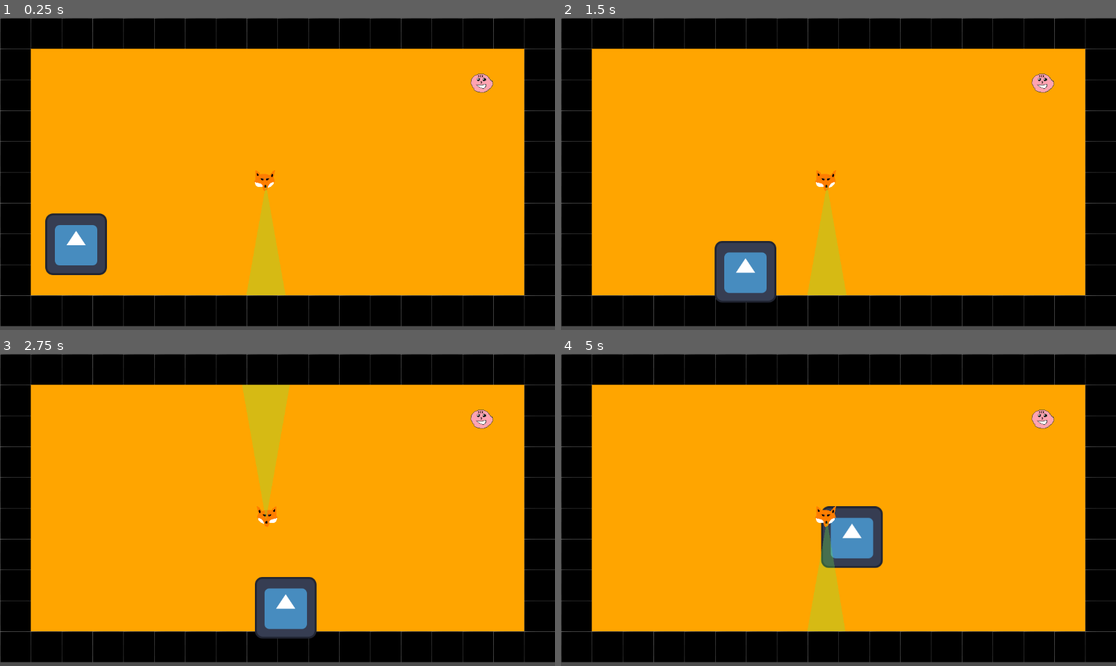
Above: before the commit, frames 1-4 (two rows, left to right).
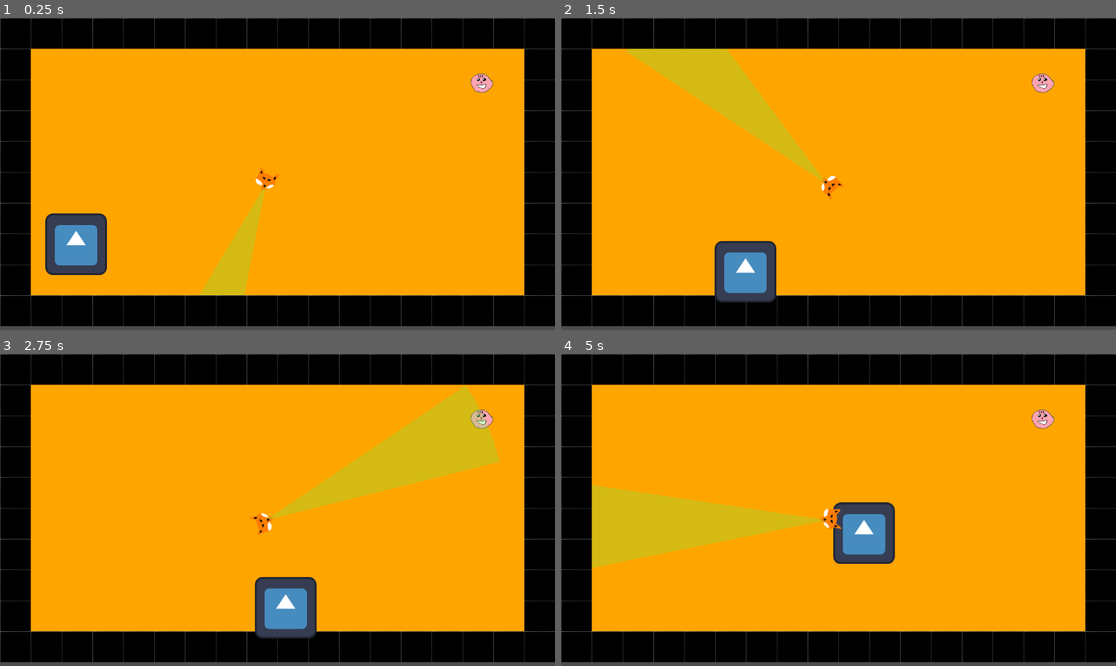
Above: after the commit, the same moments.

Repository: pbagnoud/minijam181
Game: Godot game, scene res://scenes/level_test_solenn.tscn
The game is run twice, just before and just after one commit, with the same random seed, the same clock (stepped at 60 frames per second) and the same inputs. This scene is started directly instead of the project's main scene. The engine's default icon, where the game draws it, is replaced by a stand-in: a white triangle on a blue panel in a dark square.
Inputs:
- Up to frame 1 (0.25 s): no input
- Up to frame 2 (1.5 s): hold Right (ui_right) 0.53-1.28 s; hold Down (ui_down) from 1.28 s (still down)
- Up to frame 3 (2.75 s): release Down (ui_down) at 2.03 s; hold Right (ui_right) from 2.03 s (still down)
- Up to frame 4 (5 s): release Right (ui_right) at 2.78 s; hold Up (ui_up) 2.78-3.53 s; hold Left (ui_left) from 3.53 s (still down)

The runs differ from the first frame. In frame 1, 2.8% of the frame differs, in the area x 35-52%, y 48-89%; in frame 2, 5.5%; in frame 3, 7.9%; in frame 4, 8.6%, in the area x 5-61%, y 42-89%.

Commit message:
added start menu

Diff:
--- a/minijam181/scenes/Start_Menu.tscn
+++ b/minijam181/scenes/Start_Menu.tscn
@@ -1,6 +1,31 @@
-[gd_scene load_steps=2 format=3 uid="uid://bqfkpajbcee7v"]
+[gd_scene load_steps=4 format=3 uid="uid://bqfkpajbcee7v"]
 
 [ext_resource type="Script" uid="uid://bi8iri4tgm8hk" path="res://scripts/start_menu.gd" id="1_jufen"]
 
+[sub_resource type="Theme" id="Theme_jufen"]
+default_font_size = 50
+
+[sub_resource type="Theme" id="Theme_f82dj"]
+default_font_size = 60
+
 [node name="StartMenu" type="Node2D"]
 script = ExtResource("1_jufen")
+
+[node name="Button" type="Button" parent="."]
+offset_left = 515.0
+offset_top = 332.0
+offset_right = 561.0
+offset_bottom = 363.0
+theme = SubResource("Theme_jufen")
+text = "Start"
+
+[node name="RichTextLabel" type="RichTextLabel" parent="."]
+offset_left = 288.0
+offset_top = 143.0
+offset_right = 855.0
+offset_bottom = 236.0
+theme = SubResource("Theme_f82dj")
+text = "C'est le Titre du Jeu"
+tab_size = 15
+
+[connection signal="pressed" from="Button" to="." method="_on_button_pressed"]
--- a/minijam181/scripts/enemy.gd
+++ b/minijam181/scripts/enemy.gd
@@ -2,6 +2,9 @@
 
 signal hit
 
+var angular_speed = PI/2
+
+@export var turning : bool = false
 
 func flip_up() :
 	scale.x = -1
@@ -15,3 +18,7 @@
 func _on_vision_cone_area_2_body_entered(body: Node2D) -> void:
 	if body.is_in_group("Player") :
 		hit.emit()
+
+func _physics_process(delta: float) -> void:
+	if turning :
+		rotation += angular_speed * delta
--- a/minijam181/scripts/level_test_solenn.gd
+++ b/minijam181/scripts/level_test_solenn.gd
@@ -2,11 +2,13 @@
 
 @onready var enemy: AnimatableBody2D = $Enemy
 
-
+func _ready() -> void:
+	enemy.turning = true
 
 func _on_level_timer_timeout() -> void:
-	enemy.scale.x = -1
-
+	#enemy.scale.x = -1
+	#enemy.rotation_degrees += 90
+	pass
 
 func _on_enemy_hit() -> void:
 	print("Aie")
--- a/minijam181/scripts/start_menu.gd
+++ b/minijam181/scripts/start_menu.gd
@@ -1 +1,5 @@
 extends Node2D
+
+
+func _on_button_pressed() -> void:
+	get_tree().change_scene_to_file("res://scenes/Main.tscn")
